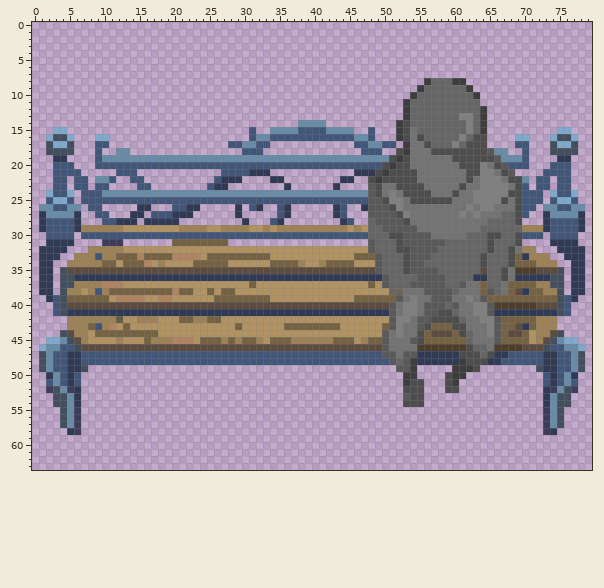
Sprite sheet: Game Arts/ManBench2.png. Above: the version before the commit.
The file is 80x64 pixels. Colours within 5 levels of each other are drawn and written as one.
Once edited:
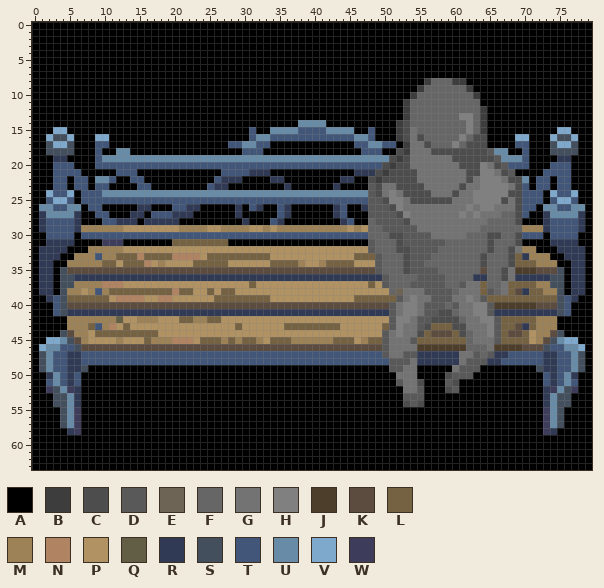
Palette (. is transparent): A #000000  B #3d3d3d  C #4d4d4d  D #595959  E #6d6456  F #666666  G #737373  H #808080  J #4d3e2b  K #5c4b3f  L #756242  M #9c8256  N #b08363  P #b09263  Q #615e45  R #313a54  S #434f5d  T #415678  U #688ca8  V #7ea9cc  W #3d3d5b
From old to new:
Colour A is added in rows 0 to 7 at x 0 to 79; in row 8 at x 0 to 55 and 62 to 79; in row 9 at x 0 to 54 and 63 to 79; in row 10 at x 0 to 53 and 64 to 79; in row 11 at x 0 to 52 and 64 to 79; in rows 12 to 13 at x 0 to 52 and 65 to 79.
Colour A is added in row 14 at x 0 to 37, 42 to 51 and 65 to 79; in row 15 at x 0 to 2, 5 to 30, 32 to 33, 46 to 47, 49 to 51, 65 to 74 and 77 to 79; in row 16 at x 0 to 1, 6 to 8, 11 to 30, 49 to 51, 65 to 68, 71 to 73 and 78 to 79; in row 17 at x 0 to 1, 6 to 8, 11 to 27, 34 to 45, 52, 65 to 68, 71 to 73 and 78 to 79; in row 18 at x 0 to 1, 6 to 8, 10 to 11, 14 to 29, 33 to 46, 50 to 51, 68 to 69, 71 to 73 and 78 to 79; in row 19 at x 0 to 2, 5 to 8, 71 to 74 and 77 to 79.
Colour A is added in row 20 at x 0 to 2, 6 to 8, 71 to 73 and 77 to 79; in row 21 at x 0 to 2, 7 to 11, 15 to 26, 34 to 45, 69 to 72 and 77 to 79; in row 22 at x 0 to 2, 5, 8, 12 to 13, 16 to 25, 30 to 33, 36 to 43, 46 to 47, 71, 74 and 77 to 79; in row 23 at x 0 to 2, 5, 8, 11 to 14, 17 to 24, 28 to 35, 37 to 42, 44 to 47, 71, 74 and 77 to 79; in rows 24 to 25 at x 0 to 1, 6, 73 and 78 to 79; in row 26 at x 0, 7, 10 to 14, 17 to 19, 24 to 28, 30, 33 to 34, 37 to 42, 45 to 46, 72 and 79.
Colour A is added in row 27 at x 0, 7 to 8, 11 to 13, 16, 23 to 28, 30 to 34, 37 to 42, 45 to 47, 71 to 72 and 79; in row 28 at x 0, 7 to 9, 15, 21 to 29, 31 to 33, 36 to 43, 46 to 47, 70 to 72 and 79; in row 29 at x 0 and 79; in row 30 at x 0 to 1, 6, 73 and 78 to 79; in row 31 at x 0 to 1, 6 to 9, 13 to 19, 28 to 47, 70 to 73 and 78 to 79; in row 32 at x 0, 5 to 7, 72 to 74 and 79.
Colour A is added in row 33 at x 0, 4 to 5, 74 to 75 and 79; in row 34 at x 0, 3 to 4, 75 to 76 and 79; in rows 35 to 38 at x 0, 3, 76 and 79; in row 39 at x 0 to 1 and 78 to 79; in rows 40 to 41 at x 0 to 2 and 77 to 79; in rows 42 to 43 at x 0 to 4 and 75 to 79.
Colour A is added in row 44 at x 0 to 3 and 76 to 79; in row 45 at x 0 to 1 and 78 to 79; in rows 46 to 48 at x 0 and 79; in row 49 at x 0, 8 to 50, 55 to 59, 64 to 71 and 79; in row 50 at x 0 to 1, 7 to 51, 55 to 58, 63 to 72 and 78 to 79; in row 51 at x 0 to 1, 7 to 51, 56 to 58, 61 to 72 and 78 to 79.
Colour A is added in row 52 at x 0 to 1, 7 to 52, 56 to 58, 61 to 72 and 78 to 79; in rows 53 to 54 at x 0 to 2, 7 to 52, 56 to 72 and 77 to 79; in rows 55 to 57 at x 0 to 3, 7 to 72 and 76 to 79; in row 58 at x 0 to 4, 7 to 72 and 75 to 79; in rows 59 to 63 at x 0 to 79.
Colour C replaces colour B in row 51 at x 60.
Colour D is added in row 49 at x 51; in row 50 at x 62; in row 51 at x 52.
Colour D replaces colour B in row 49 at x 61 to 62; in row 50 at x 60 to 61.
Colour D replaces colour C in row 47 at x 63 and 65; in row 48 at x 62 to 64; in row 49 at x 63; in row 51 at x 59; in row 52 at x 55 and 60; in row 53 at x 54 to 55.
Colour D replaces colour C in row 54 at x 54.
Colour D replaces colour F in row 48 at x 52.
Colour F replaces colour C in row 46 at x 62.
Colour G is added in row 50 at x 52.
Colour G replaces colour B in row 48 at x 54 and 61; in row 49 at x 54 and 60; in row 50 at x 53 to 54; in row 51 at x 53.
Colour G replaces colour C in row 47 at x 61 to 62; in row 51 at x 54; in row 52 at x 53 to 54.
Colour G replaces colour D in row 47 at x 51; in row 49 at x 53.
Colour L replaces colour C in row 45 at x 55.
